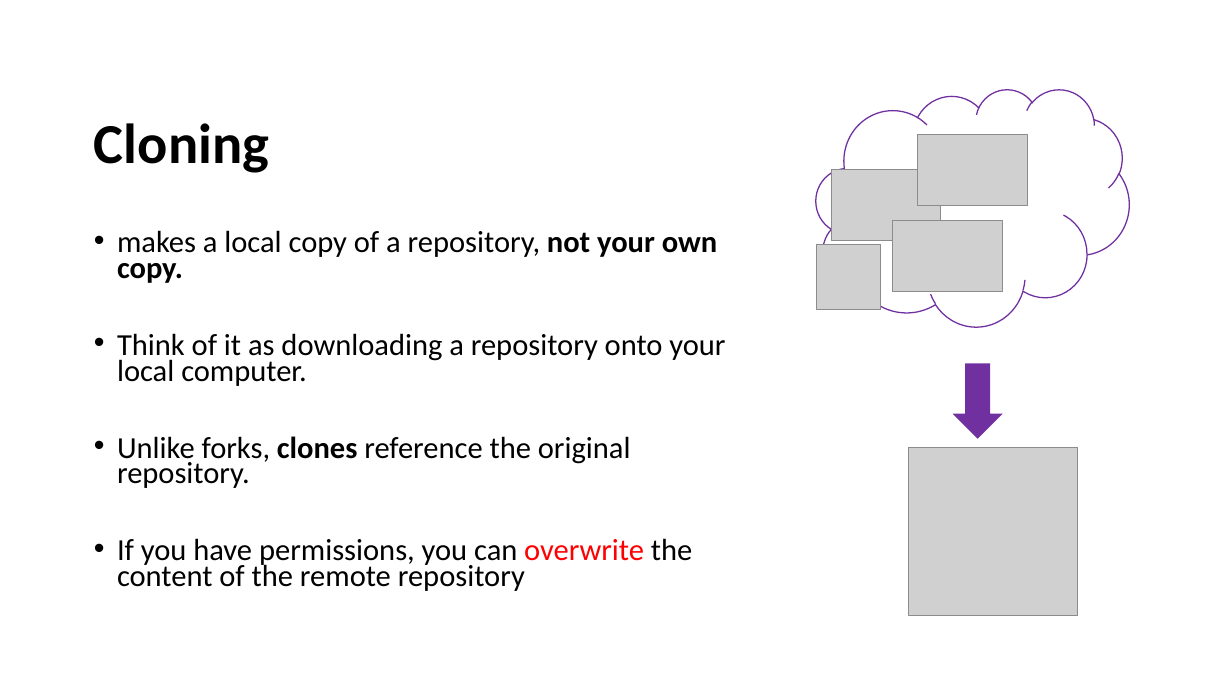
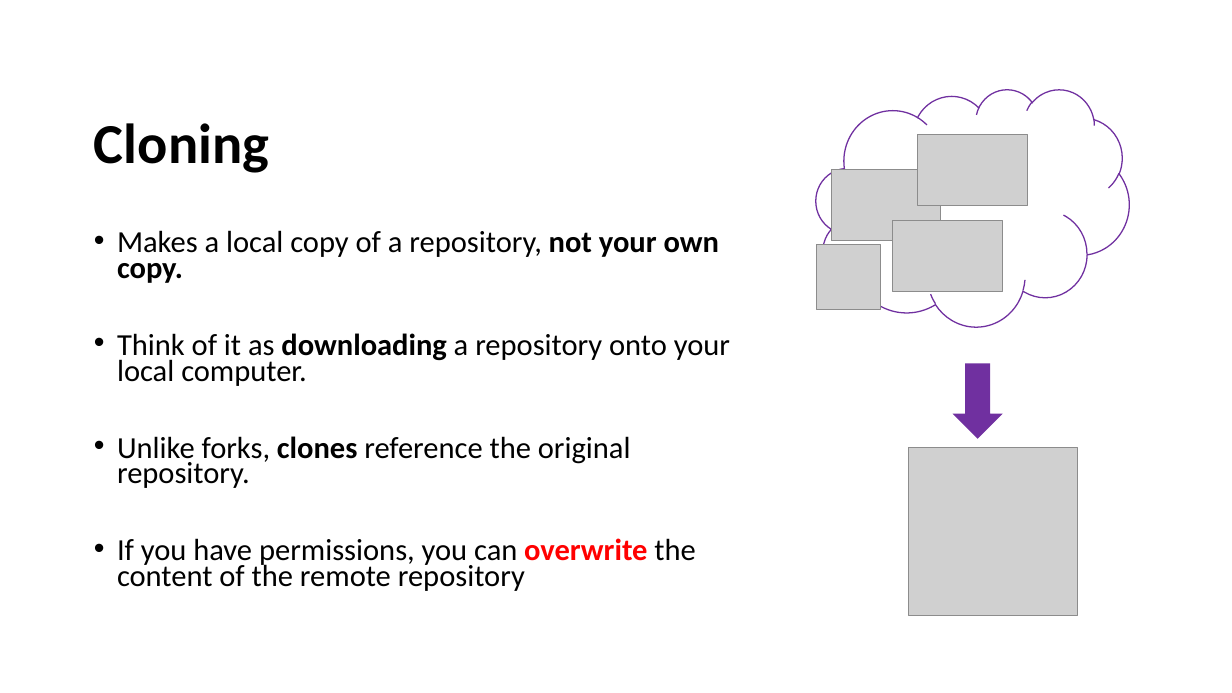
Before and after one commit to yoonpk147/qtm151_fall_2023, a slide deck: slide 4 of lecture_01/Lecture-GithubReview.pptx (slide 3 before the commit). Drawn at 1232x693 pixels with LibreOffice and Linux fonts; fonts in the diff are those of the drawing; grey boxes stand for pictures. Boxes give left, top, right and bottom in pixels: in the first picture for what was removed or moved away, otherwise in the second. Text is boxed around its words. In the diff, an @@ line names an element or a change of style, - is before the commit and + after.

Commit message:
update ppd and lecture 2

```diff
--- a/lecture_01/Lecture-GithubReview.pptx
+++ b/lecture_01/Lecture-GithubReview.pptx
@@ text at (117, 230, 719, 283): text changed @@
-• makes a local copy of a repository, not your own copy.
+• Makes a local copy of a repository, not your own copy.
@@ text at (117, 333, 730, 591): bold on in "downloading", "overwrite" @@
```
Also in this commit, not shown: 1 other slide changed, 1 slide added, 2 other files.
